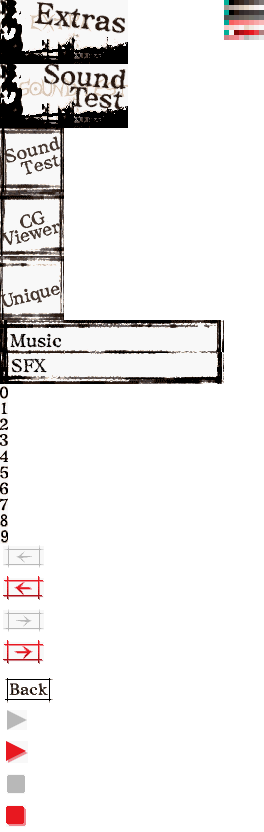
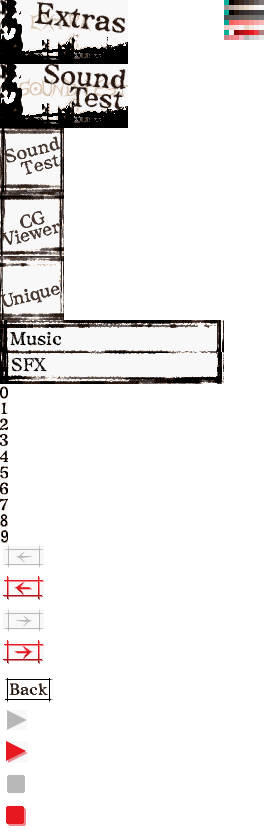
The second 264 × 832 image is a revision of the first. Changes to its layers:
painted on "Pasted Layer" over [10, 331, 62, 373]
